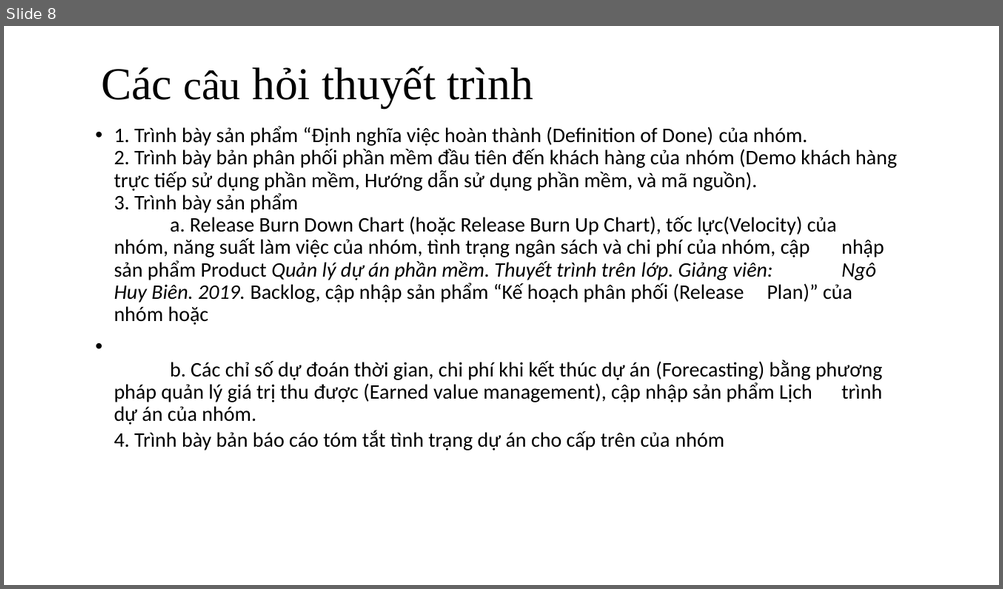
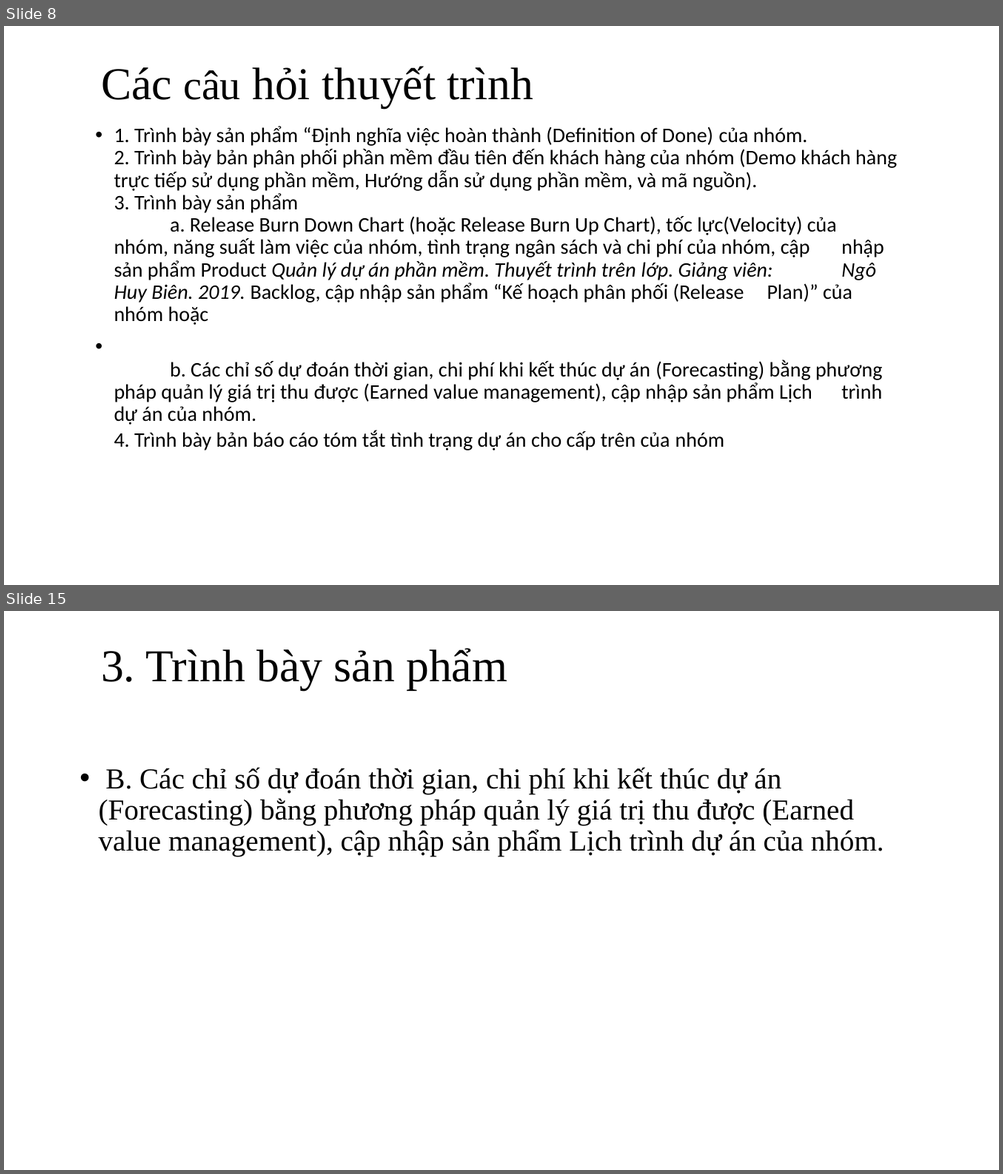
Before and after one commit to huynhquangminh/18HCB_QuanLyQuyTrinhPhanMem, a slide deck: Documents/Tuan5/Nhom_3_Tuan_5.pptx. Shown one above the other, each under a label of ours: slide 8 before the commit, slides 8 and 15 after it; the slides between them are not shown. The pictures are 1003x589 and 1003x1174 pixels, drawn with LibreOffice and Linux fonts; fonts in the diff are those of the drawing. Boxes give left, top, right and bottom in pixels: in the first picture for what was removed or moved away, otherwise in the second. Text is boxed around its words. In the diff, an @@ line names an element or a change of style, - is before the commit and + after.

```diff
--- a/Documents/Tuan5/Nhom_3_Tuan_5.pptx
+++ b/Documents/Tuan5/Nhom_3_Tuan_5.pptx
@@ slide 15 added at (x1=4, y1=611, x2=999, y2=1170), background #FFFFFF @@
@@ title added at (x1=101, y1=648, x2=507, y2=690), 44 pt, text #000000 @@
+3. Trình bày sản phẩm
@@ text added at (x1=99, y1=767, x2=884, y2=857), 28 pt, text #000000 @@
+• B. Các chỉ số dự đoán thời gian, chi phí khi kết thúc dự án (Forecasting) bằng phương pháp quản lý giá trị thu được (Earned value management), cập nhập sản phẩm Lịch trình dự án của nhóm.
```
Also in this commit, not shown: 5 slides changed, 4 other slides added, 1 slide removed, 4 other files.
